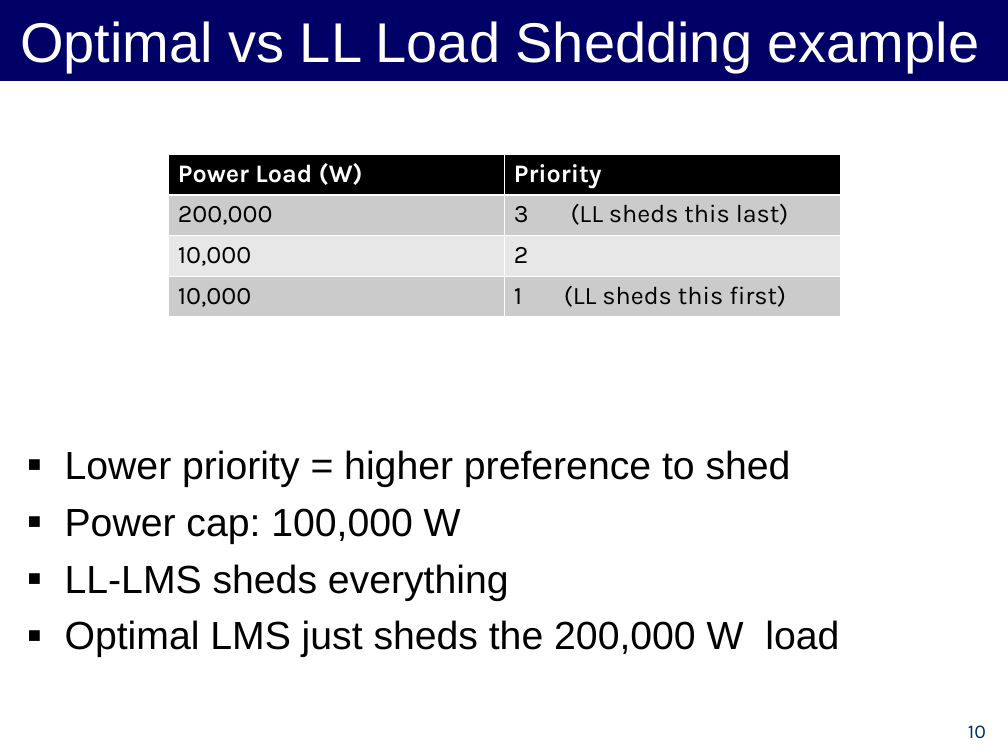
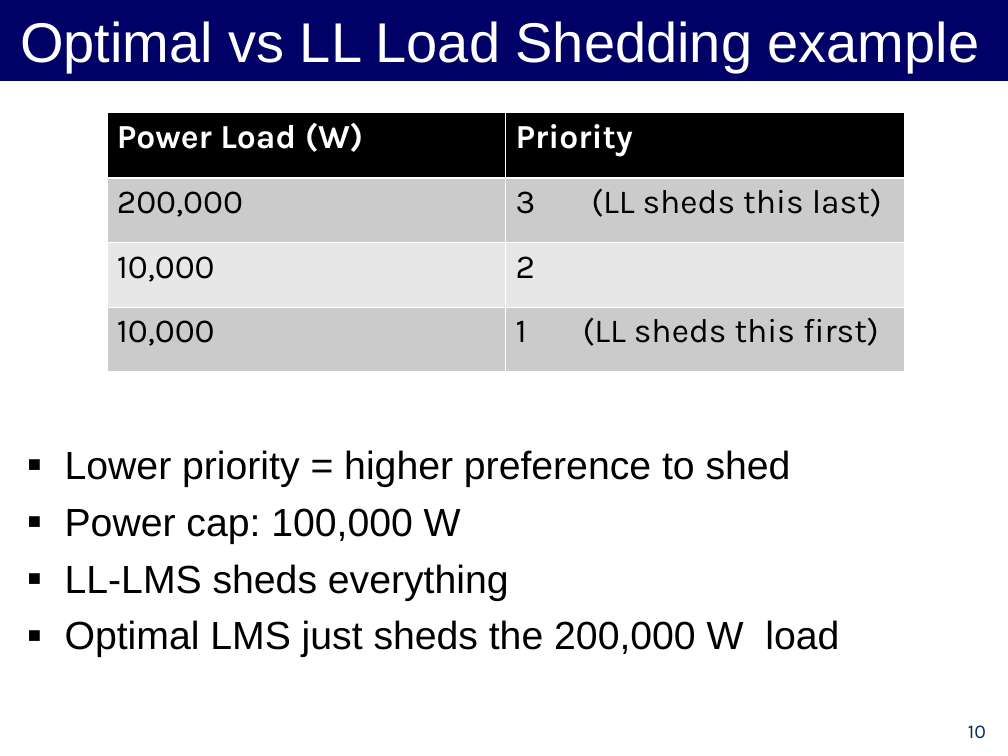
Before and after one commit to forresti/optimal_load_management, a slide deck: slide 10 of project/12-3-12_Presentation.ppt. Drawn at 1008x756 pixels with LibreOffice and Linux fonts; fonts in the diff are those of the drawing. Boxes give left, top, right and bottom in pixels: in the first picture for what was removed or moved away, otherwise in the second. Text is boxed around its words. In the diff, an @@ line names an element or a change of style, - is before the commit and + after.

Commit message:
formatting slides

```diff
--- a/project/12-3-12_Presentation.ppt
+++ b/project/12-3-12_Presentation.ppt
@@ table at box(107, 113, 905, 372) @@
@@ size 18 to 24 pt @@
@@ table: place and size @@
-table at box(168, 154, 840, 317)
+table at box(107, 113, 905, 372)
```
